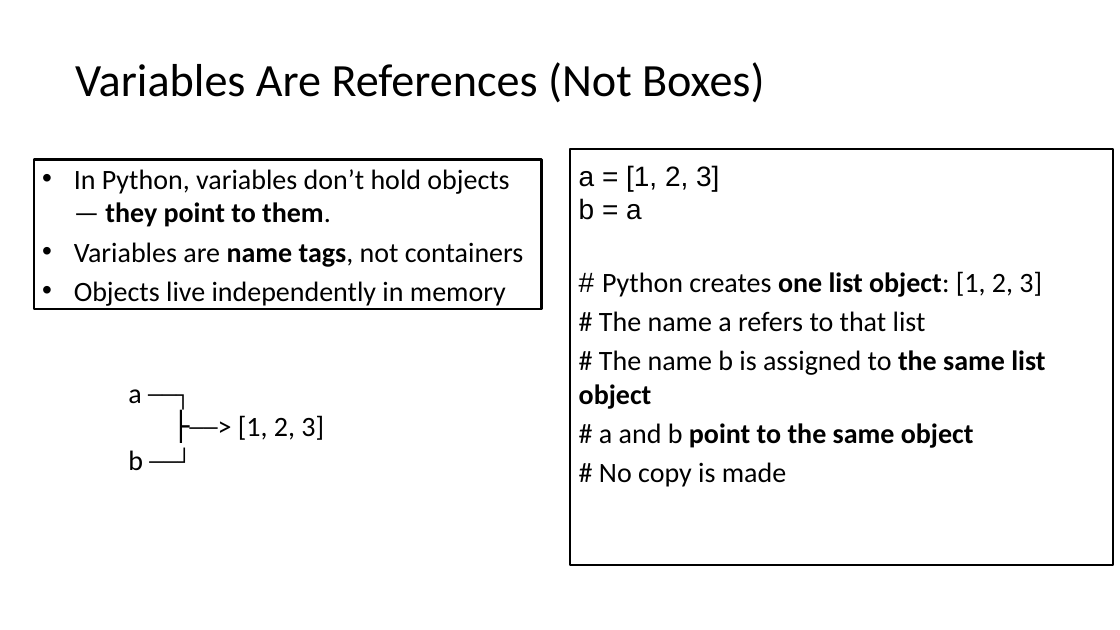
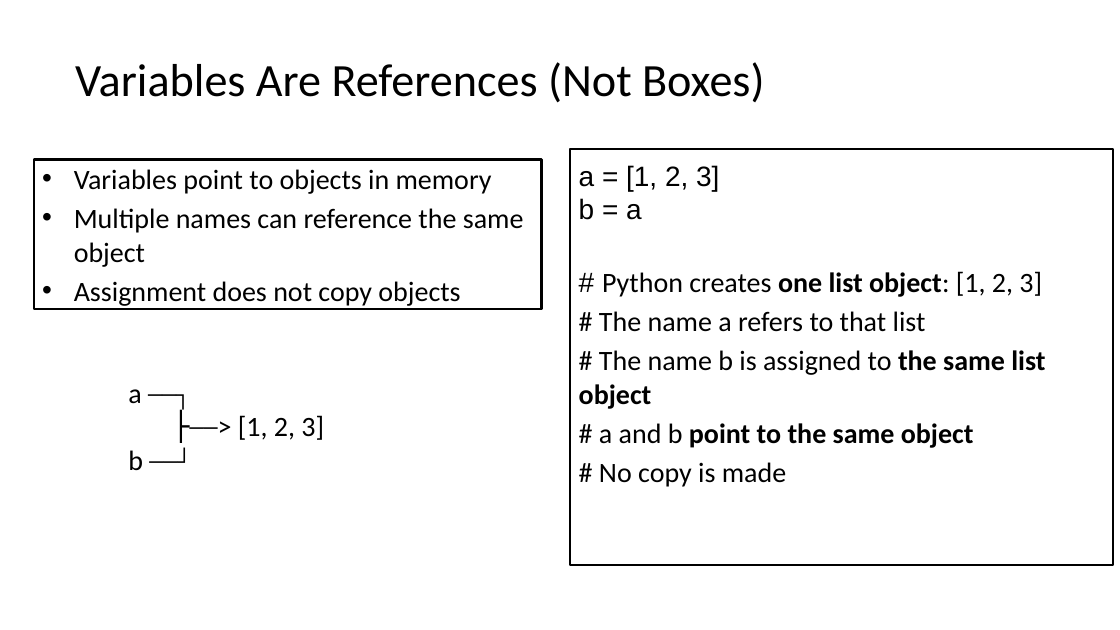
Before and after one commit to seanwhs/3-Day-Python-Crash-Course, a slide deck: slide 13 of Python_Crash_Course_2025.pptx (slide 8 before the commit). Drawn at 1120x630 pixels with LibreOffice and Linux fonts; fonts in the diff are those of the drawing. Boxes give left, top, right and bottom in pixels: in the first picture for what was removed or moved away, otherwise in the second. Text is boxed around its words. In the diff, an @@ line names an element or a change of style, - is before the commit and + after.

```diff
--- a/Python_Crash_Course_2025.pptx
+++ b/Python_Crash_Course_2025.pptx
@@ text at bbox=[74, 169, 524, 306]: text changed @@
-• In Python, variables don’t hold objects — they point to them.
-• Variables are name tags, not containers
-• Objects live independently in memory
+• Variables point to objects in memory
+• Multiple names can reference the same object
+• Assignment does not copy objects
```
Also in this commit, not shown: 32 other slides changed, 113 slides added, 3 slides removed.
